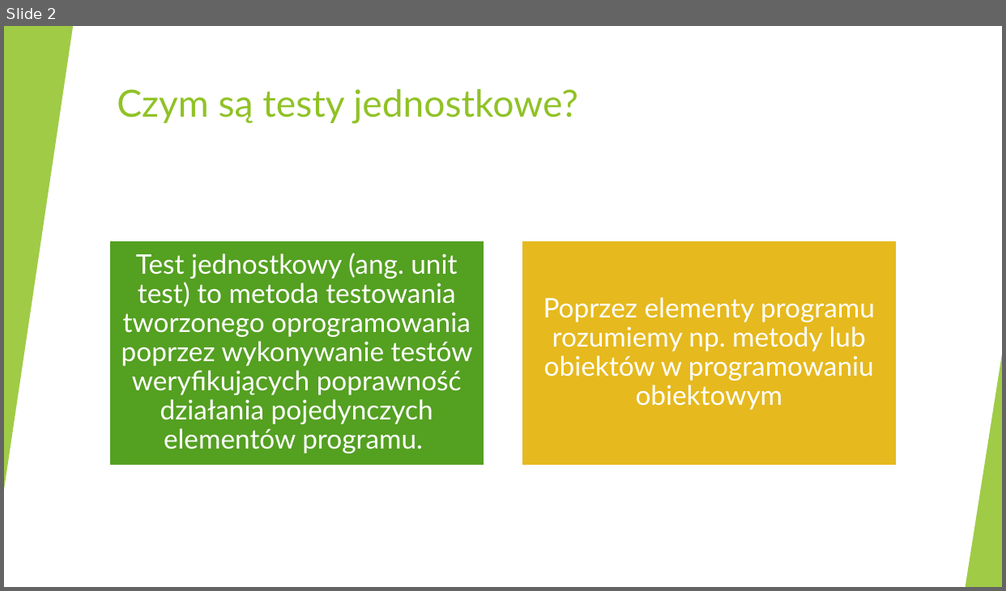
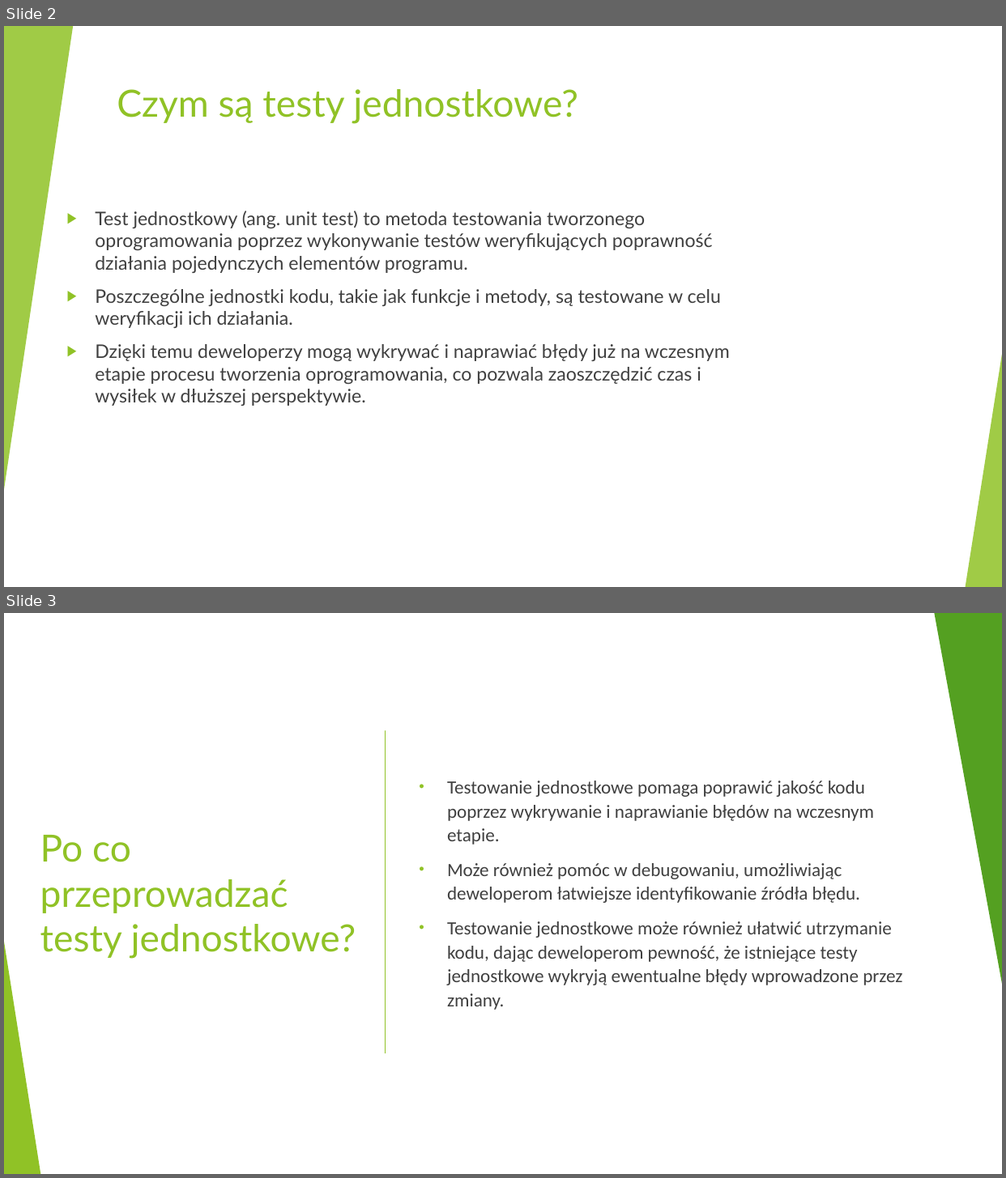
Before and after one commit to markow1997/AdvanceProgrammingTechniques_2223, a slide deck: KonradStepniak/Testy jednostkowe Konrad Stępniak.pptx. Shown one above the other, each under a label of ours: slide 2 before the commit, slides 2 and 3 after it. The pictures are 1006x591 and 1006x1178 pixels, drawn with LibreOffice and Linux fonts; fonts in the diff are those of the drawing. Boxes give left, top, right and bottom in pixels: in the first picture for what was removed or moved away, otherwise in the second. Text is boxed around its words. In the diff, an @@ line names an element or a change of style, - is before the commit and + after.

```diff
--- a/KonradStepniak/Testy jednostkowe Konrad Stępniak.pptx
+++ b/KonradStepniak/Testy jednostkowe Konrad Stępniak.pptx
@@ slide 3 added at (4, 613, 1002, 1174), background #FFFFFF; not listed: 10 template elements that a slide beside it also shows @@
@@ rectangle added at (4, 613, 1002, 1174), fill #FFFFFF @@
@@ triangle added at (935, 613, 1002, 991), fill #54A021 @@
@@ line added from (385, 731) to (385, 1053), #90C226 1 pt @@
@@ text added at (447, 781, 902, 1010), 18 pt, text #404040 @@
+• Testowanie jednostkowe pomaga poprawić jakość kodu poprzez wykrywanie i naprawianie błędów na wczesnym etapie.
+• Może również pomóc w debugowaniu, umożliwiając deweloperom łatwiejsze identyfikowanie źródła błędu.
+• Testowanie jednostkowe może również ułatwić utrzymanie kodu, dając deweloperom pewność, że istniejące testy jednostkowe wykryją ewentualne błędy wprowadzone przez zmiany.
@@ title added at (40, 835, 356, 959), 36 pt, text #90C226 @@
+Po co przeprowadzać testy jednostkowe?
@@ triangle added at (4, 942, 40, 1174), fill #90C226 @@
@@ slide 2 changed as well @@
@@ text added at (95, 211, 730, 406), 18 pt, text #404040 @@
+▶ Test jednostkowy (ang. unit test) to metoda testowania tworzonego oprogramowania poprzez wykonywanie testów weryfikujących poprawność działania pojedynczych elementów programu.
+▶ Poszczególne jednostki kodu, takie jak funkcje i metody, są testowane w celu weryfikacji ich działania.
+▶ Dzięki temu deweloperzy mogą wykrywać i naprawiać błędy już na wczesnym etapie procesu tworzenia oprogramowania, co pozwala zaoszczędzić czas i wysiłek w dłuższej perspektywie.
@@ group removed at (109, 241, 897, 466): 2 rectangles, 2 texts @@
-Test jednostkowy (ang. unit test) to metoda testowania tworzonego oprogramowania poprzez wykonywanie testów weryfikujących poprawność działania pojedynczych elementów programu.
-Poprzez elementy programu rozumiemy np. metody lub obiektów w programowaniu obiektowym
```
Also in this commit, not shown: 3 other slides changed, 9 other slides added, 3 slides removed.
